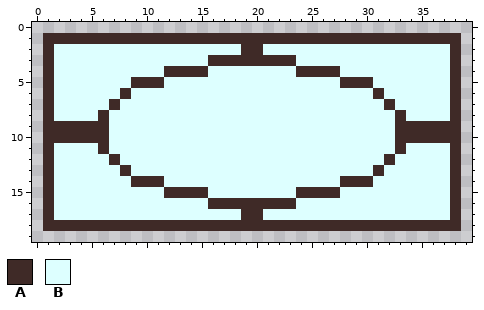
Pixel-art file -- Assets/Art/Sprites/Decorations/Window.aseprite. The picture above was drawn from the file before the commit.
40x20 pixels, 1 frame.
Palette (. is transparent): A #3f2a27  B #ddffff
After:
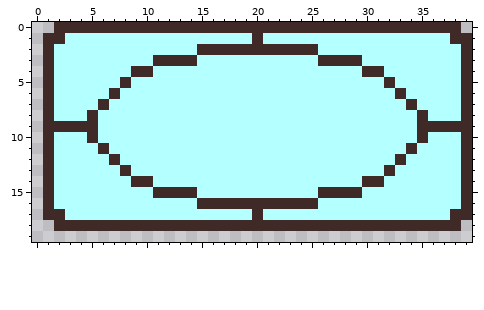
From old to new:
Colour B changes from #ddffff to #b4ffff.
The edit adds colour A in row 0 at x 2 to 38; in rows 1 to 17 at x 39.
Colour B gives way to colour A in row 2 at x 15 to 18 and 21 to 25; in row 3 at x 11 to 14 and 26 to 29; in row 4 at x 9 to 10 and 30 to 31; in row 5 at x 8 and 32; in row 6 at x 7 and 33; in row 7 at x 6 and 34.
Colour B gives way to colour A in row 8 at x 5 and 35; in row 11 at x 34; in row 12 at x 33; in row 13 at x 32; in row 14 at x 31; in row 15 at x 11 and 28 to 29.
Colour B gives way to colour A in row 16 at x 15 and 24 to 25; in row 17 at x 2.
Colour A gives way to colour B in row 1 at x 3 to 19 and 21 to 37; in row 2 at x 38; in row 3 at x 16 to 23 and 38; in row 4 at x 12 to 15, 24 to 27 and 38; in row 5 at x 9 to 11, 28 to 30 and 38; in row 6 at x 8, 31 and 38.
Colour A gives way to colour B in row 7 at x 7, 32 and 38; in row 8 at x 6, 33 and 38; in row 9 at x 6 and 33 to 34; in row 10 at x 2 to 4, 6, 33 to 34 and 36 to 38; in row 11 at x 33 and 38; in row 12 at x 32 and 38.
Colour A gives way to colour B in row 13 at x 31 and 38; in row 14 at x 11, 28 to 29 and 38; in row 15 at x 15, 24 to 25 and 38; in row 16 at x 38; in row 17 at x 19.
The edit erases colour A in row 18 at x 1.
Pixel boxes of the changes (left, top, right, bottom) in both pictures:
changed: (43, 22, 472, 231)
